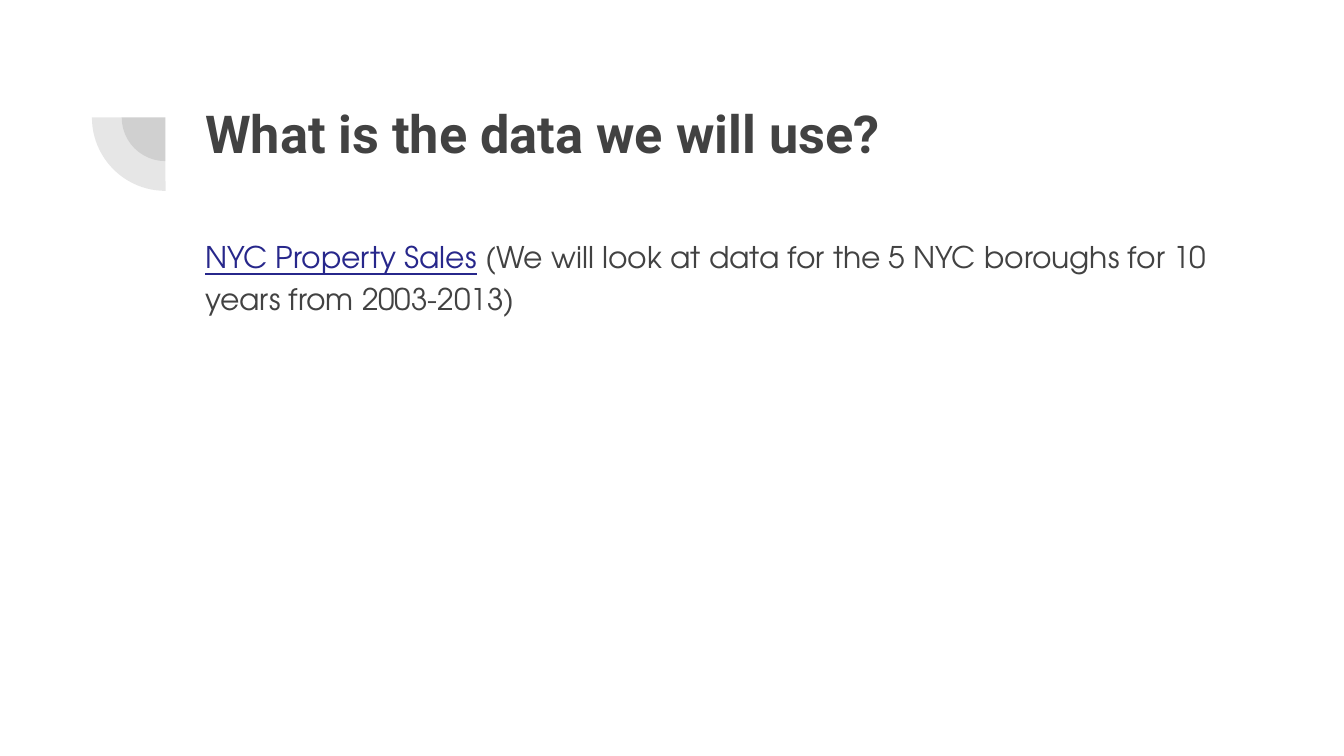
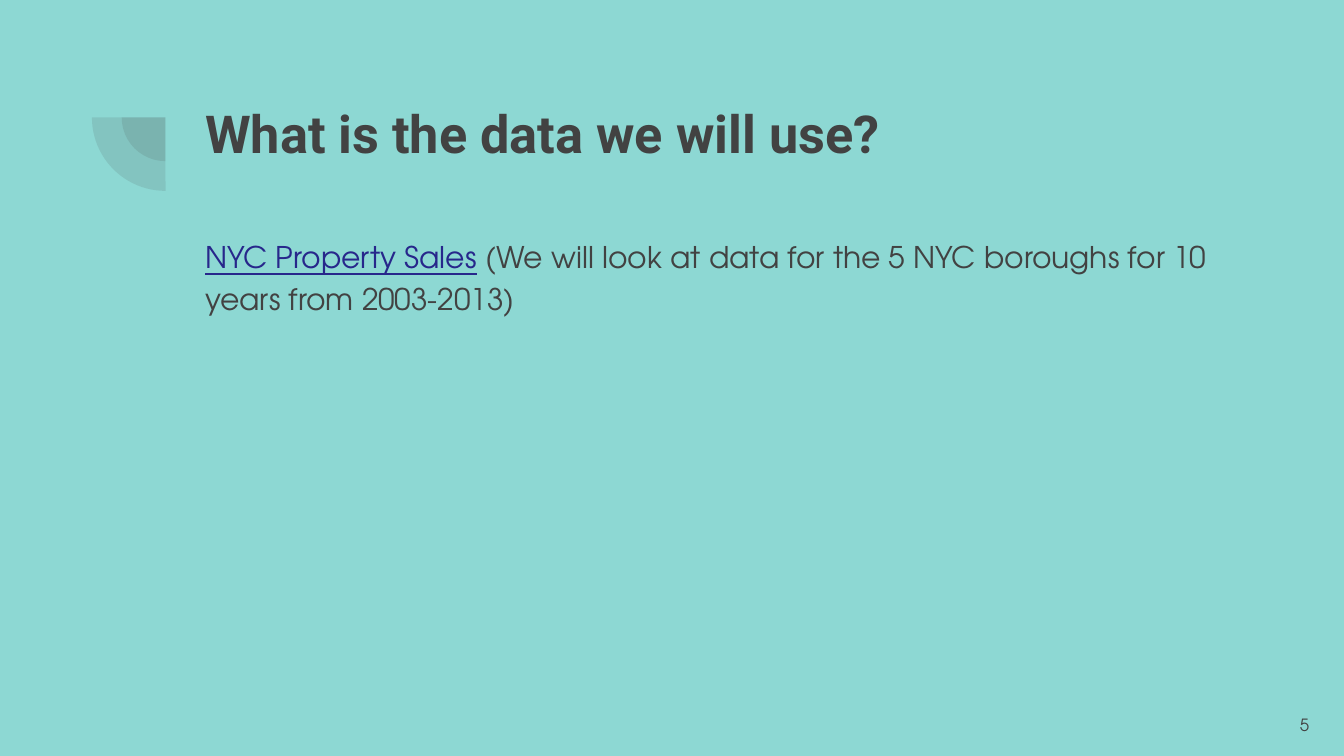
Before and after one commit to VershaR1791/Group8_Project, a slide deck: slide 5 of Project Group 8.pptx. Drawn at 1344x756 pixels with LibreOffice and Linux fonts; fonts in the diff are those of the drawing. Boxes give left, top, right and bottom in pixels: in the first picture for what was removed or moved away, otherwise in the second. Text is boxed around its words. In the diff, an @@ line names an element or a change of style, - is before the commit and + after.

```diff
--- a/Project Group 8.pptx
+++ b/Project Group 8.pptx
@@ background #FFFFFF to #8DD8D3 @@
@@ page number added at (1300, 718, 1309, 731), 9 pt, text #424242 @@
+5
```
Also in this commit, not shown: 5 other slides changed.
